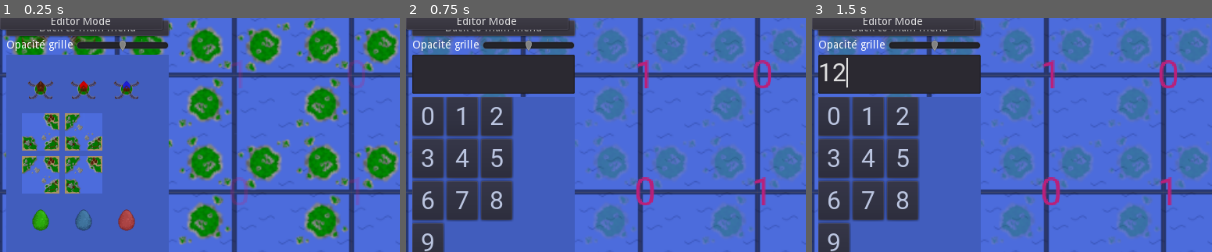
Above: before the commit, frames 1-3 (left to right).
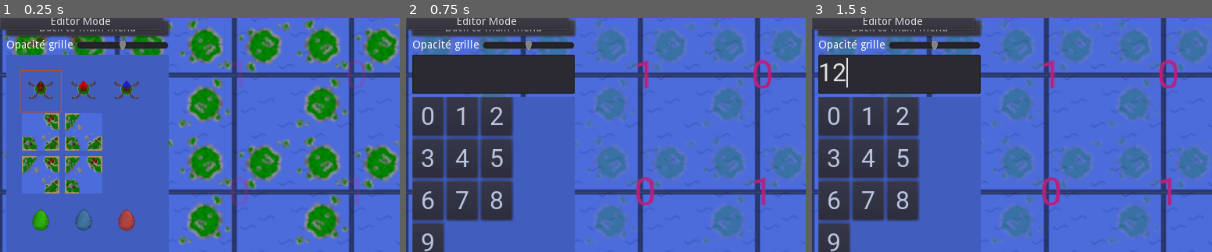
Above: after the commit, the same moments.

Repository: prologin/prologin2024
Game: Godot game, scene res://Scenes/MapEditor/MapEditor.tscn
Two runs of this game, one before a commit and one after it. Both use one fixed random seed, a clock stepped at 60 frames per second and the inputs below. This scene is started directly instead of the project's main scene.
Inputs (mouse positions are % of the whole screen's width and height, from its top left):
- Up to frame 1 (0.25 s): no input
- Up to frame 2 (0.75 s): click "EDITION CARTE" at 0.5 s
- Up to frame 3 (1.5 s): click (11, 25) at 1.27 s; type "12" at 1.35 s
The pictures show only the part of the screen within x 0-50%, y 13-63%; the shares and areas given below are measured in that part.

The runs differ from the first frame. In frame 1, 0.3% of the frame differs, in the area x 4-16%, y 22-41%; in frame 2, nothing differs; in frame 3, nothing differs.

Commit message:
front: init(selectionRect): add selection rect on map editor
Squashed commit of the following:

* front: fix(selection-rect): remove selection rect in edition

* front: fix(selection-rect): the bug

* front: fix(selection-rect): apply review but not the initial case which are still buggy

* front: init(selectionRect): add selection rect on map editor

Diff:
--- a/gui/godot/Scenes/MapEditor/MapEditor.tscn
+++ b/gui/godot/Scenes/MapEditor/MapEditor.tscn
@@ -1,10 +1,16 @@
-[gd_scene load_steps=6 format=2]
+[gd_scene load_steps=8 format=2]
 
 [ext_resource path="res://Scripts/Scenes/MapEditor/MapEditor.gd" type="Script" id=1]
 [ext_resource path="res://Scenes/Viewer/Viewer.tscn" type="PackedScene" id=2]
 [ext_resource path="res://Assets/Tileset.tres" type="TileSet" id=3]
 [ext_resource path="res://Scripts/Scenes/MapEditor/BGSelector.gd" type="Script" id=4]
 [ext_resource path="res://Assets/Font.tres" type="DynamicFont" id=5]
+[ext_resource path="res://Assets/tilemap.png" type="Texture" id=6]
+
+[sub_resource type="AtlasTexture" id=1]
+flags = 4
+atlas = ExtResource( 6 )
+region = Rect2( 96, 192, 96, 96 )
 
 [node name="MapEditor" type="Node2D"]
 script = ExtResource( 1 )
@@ -150,6 +156,14 @@
 margin_bottom = 42.0
 custom_fonts/font = ExtResource( 5 )
 text = "0"
+
+[node name="SelectionRect" type="Sprite" parent="Selector/VBoxContainer/ViewportContainer/Viewport"]
+visible = false
+show_behind_parent = true
+position = Vector2( 17, 20 )
+scale = Vector2( 0.56, 0.56 )
+texture = SubResource( 1 )
+offset = Vector2( 48, 48 )
 
 [node name="Popups" type="Node" parent="."]
 
--- a/gui/godot/Scripts/Scenes/MapEditor/BGSelector.gd
+++ b/gui/godot/Scripts/Scenes/MapEditor/BGSelector.gd
@@ -3,6 +3,7 @@
 
 signal on_selection(tile)
 
+onready var select_rect : Node2D = $"../../SelectionRect"
 
 func _ready():
 	var viewer : Viewer = get_tree().current_scene.find_node("Viewer")
@@ -22,6 +23,11 @@
 		for x in len(row):
 			set_cell(x, y, viewer.case2tile[row[x]])
 
+func set_selection_rect(tilepos):
+	var pos : Vector2 = to_global(map_to_world(Vector2(tilepos[0], tilepos[1])))
+	select_rect.position.x = pos.x - 3
+	select_rect.position.y = pos.y - 3
+	select_rect.visible = true
 
 func _input(event):
 	if event is InputEventMouseButton and event.pressed:
@@ -29,4 +35,5 @@
 		var tilepos = self.world_to_map(pos)
 		var tile = self.get_cell(tilepos[0], tilepos[1])
 		if tile != -1:
+			set_selection_rect(tilepos)
 			emit_signal("on_selection", tile)
--- a/gui/godot/Scripts/Scenes/MapEditor/MapEditor.gd
+++ b/gui/godot/Scripts/Scenes/MapEditor/MapEditor.gd
@@ -14,6 +14,7 @@
 onready var aigle_dialog_puissance : TextEdit = $Popups/AigleDialog/VBoxContainer/Puissance
 onready var aigle_dialog_eclosion : TextEdit = $Popups/AigleDialog/VBoxContainer/Eclosion
 onready var points_amount : TextEdit = $Selector/VBoxContainer/PointsAmount
+onready var selection_rect : Sprite = $Selector/VBoxContainer/ViewportContainer/Viewport/SelectionRect
 
 var bg_selection = null
 var points_selection = null
@@ -38,9 +39,11 @@
 	points_amount.visible = points_editor_mode == Constants.EditorMode.POINTS
 	if points_editor_mode == Constants.EditorMode.POINTS:
 		editor_mode_toggle.text = 'EDITION POINTS'
+		selection_rect.visible = false
 		viewer.set_alpha(alpha_disabled, 1)
 	else:
 		editor_mode_toggle.text = 'EDITION CARTE'
+		selection_rect.visible = true
 		viewer.set_alpha(1, alpha_disabled)
 
 
--- a/gui/godot/Scripts/Scenes/Viewer.gd
+++ b/gui/godot/Scripts/Scenes/Viewer.gd
@@ -167,7 +167,6 @@
 	for i in range(len(tiles)):
 		case2tile[tiles[i]] = i
 		tile2case[i] = tiles[i]
-
 	for k in effet2aigle:
 		aigle2effet[effet2aigle[k]] = k
 	for k in effet2oeuf:
